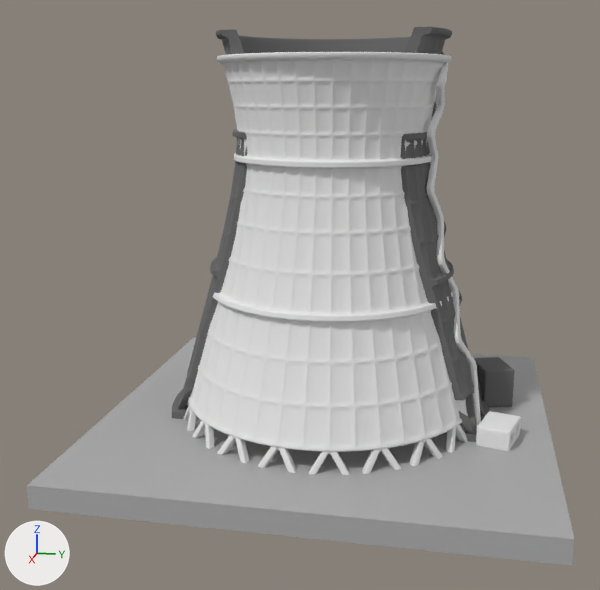
Renders of the glTF model models/models1.glb from each side of a commit.
One viewpoint serves both versions: a 50 mm camera at (0.1825, 0.0296, 0.078) aimed at (0.0041, -0.0061, 0.0334). Arrows for +X, +Y and +Z are at lower left; the lights stay in place. Where no turn or scale is listed for an object, it has been applied to the vertices.

Before the edit, the objects in view are built like this:
```python
me_nuclear_cooling_tower_v1 = bpy.data.meshes.new('Nuclear Cooling Tower v1')
me_nuclear_cooling_tower_v1.from_pydata(...)  # 24590 vertices, 49160 faces; spans x -0.0377..0.0127, y -0.037..0.0426, z 0.0..0.085
me_nuclear_cooling_tower_v1.materials.append(mat_nuclear_cooling_tower_v1)  # dark grey #6a6a6a
me_nuclear_cooling_tower_v1_001 = bpy.data.meshes.new('Nuclear Cooling Tower v1.001')
me_nuclear_cooling_tower_v1_001.from_pydata(...)  # 34660 vertices, 69312 faces; spans x -0.0377..0.0373, y -0.0366..0.0434, z 0.0..0.085
me_nuclear_cooling_tower_v1_001.materials.append(mat_nuclear_cooling_tower_v1_001)  # white #e7e7e7
me_плоскость = bpy.data.meshes.new('Плоскость')
me_плоскость.from_pydata(...)  # a box spanning x -0.05..0.05, y -0.05..0.05, z 0.0..0.005
me_плоскость.materials.append(mat_материал)  # grey #aeaeae
ob_nuclear_cooling_tower_v1 = bpy.data.objects.new('Nuclear Cooling Tower v1', me_nuclear_cooling_tower_v1)
ob_nuclear_cooling_tower_v1.location = (0.0, 0.0, 0.005)
ob_nuclear_cooling_tower_v1_001 = bpy.data.objects.new('Nuclear Cooling Tower v1.001', me_nuclear_cooling_tower_v1_001)
ob_nuclear_cooling_tower_v1_001.location = (0.0, 0.0, 0.0)
ob_плоскость = bpy.data.objects.new('Плоскость', me_плоскость)
ob_плоскость.location = (0.0, 0.0, 0.0)
```
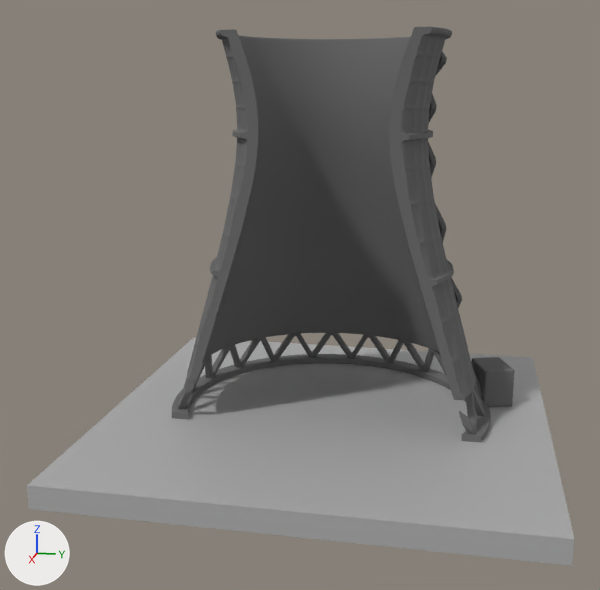
Location of each change, (x1, y1, x2, y2) in pixels of the pictures (600 x 590 px):
'Nuclear Cooling Tower v1.001', deleted
    before: (184, 52, 521, 475)
'Nuclear Cooling Tower v1', unchanged, uncovered by the edit
    before: (172, 27, 515, 442)
    after: (172, 27, 515, 443)

The change in detail:
Object 'Nuclear Cooling Tower v1.001' (ob_nuclear_cooling_tower_v1_001) is deleted.
